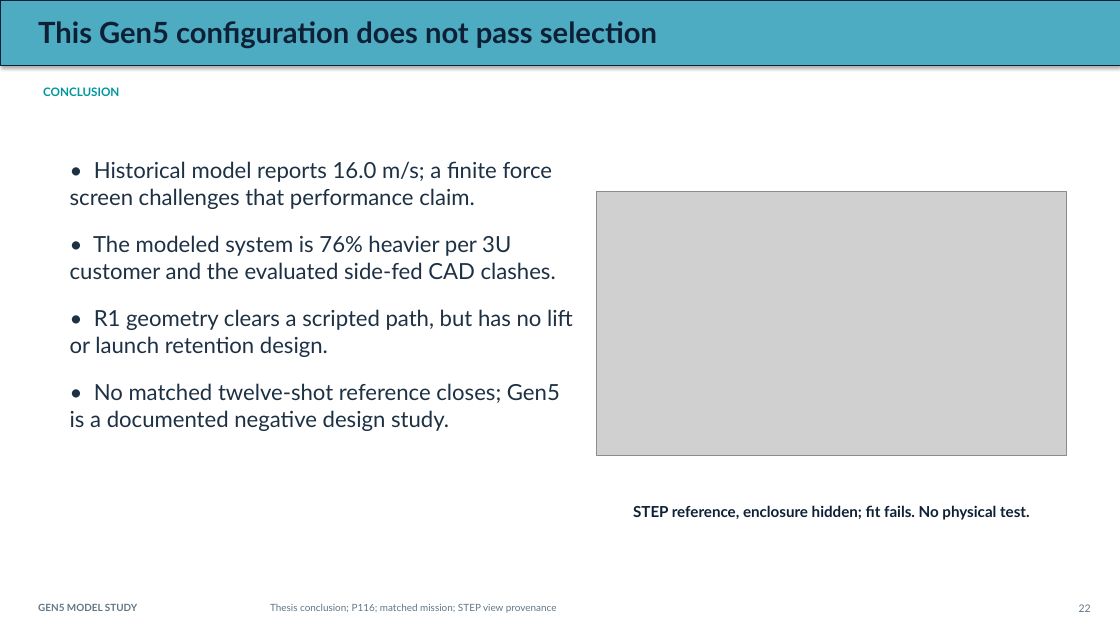
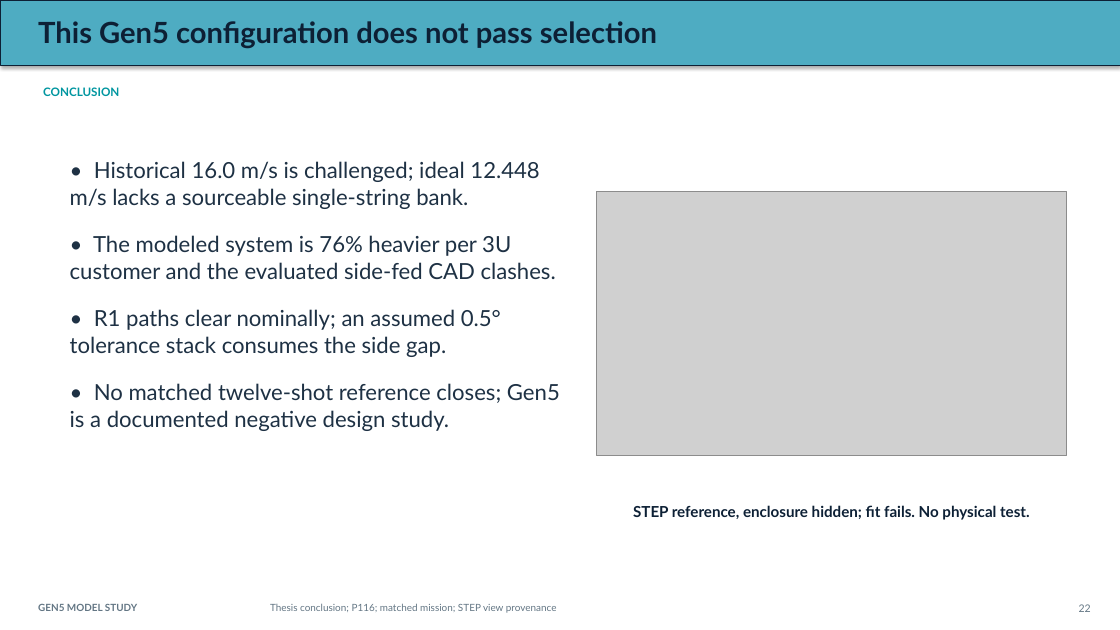
Before and after one commit to aaaaaaaaaaaavm/VOLLEY-thesis, a slide deck: slide 22 of university/final_review_2026_10_10/VOLLEY_Final_Review_2026-10-10.pptx. Drawn at 1120x630 pixels with LibreOffice and Linux fonts; fonts in the diff are those of the drawing; grey boxes stand for pictures. Boxes give left, top, right and bottom in pixels: in the first picture for what was removed or moved away, otherwise in the second. Text is boxed around its words. In the diff, an @@ line names an element or a change of style, - is before the commit and + after.

Commit message:
Synchronize review PDFs and deck with source-power finding

```diff
--- a/university/final_review_2026_10_10/VOLLEY_Final_Review_2026-10-10.pptx
+++ b/university/final_review_2026_10_10/VOLLEY_Final_Review_2026-10-10.pptx
@@ text at box(70, 161, 539, 209): text changed @@
-• Historical model reports 16.0 m/s; a finite force screen challenges that performance claim.
+• Historical 16.0 m/s is challenged; ideal 12.448 m/s lacks a sourceable single-string bank.
@@ text at box(70, 309, 501, 357): text changed @@
-• R1 geometry clears a scripted path, but has no lift or launch retention design.
+• R1 paths clear nominally; an assumed 0.5° tolerance stack consumes the side gap.
```
Also in this commit, not shown: 2 other slides changed, 18 other files.
